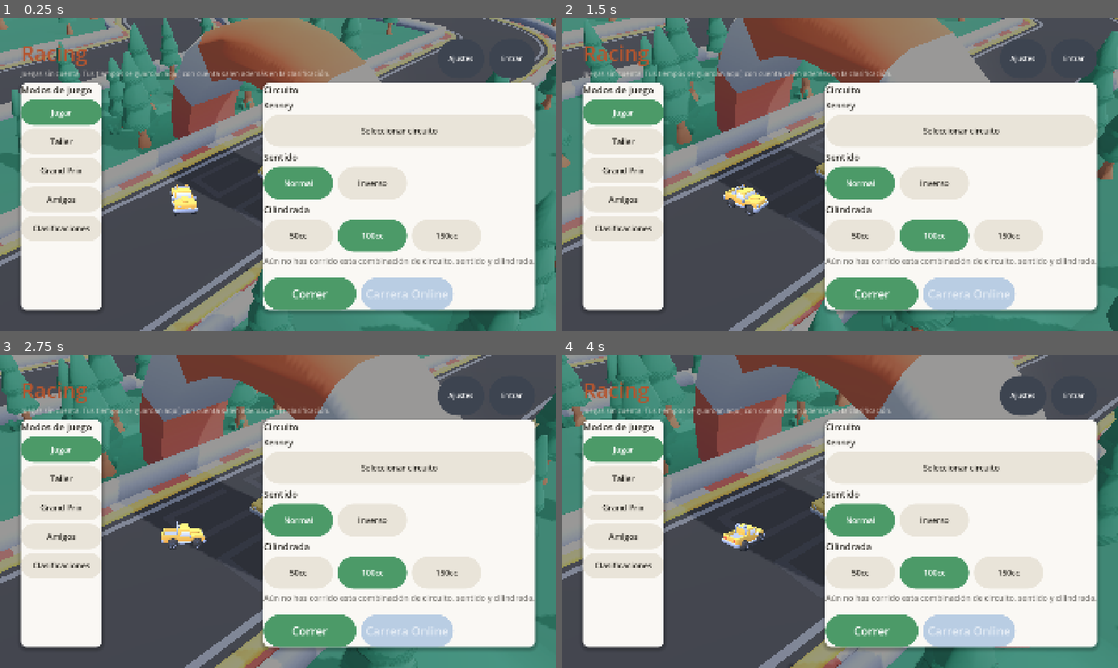
Above: before the commit, frames 1-4 (two rows, left to right).
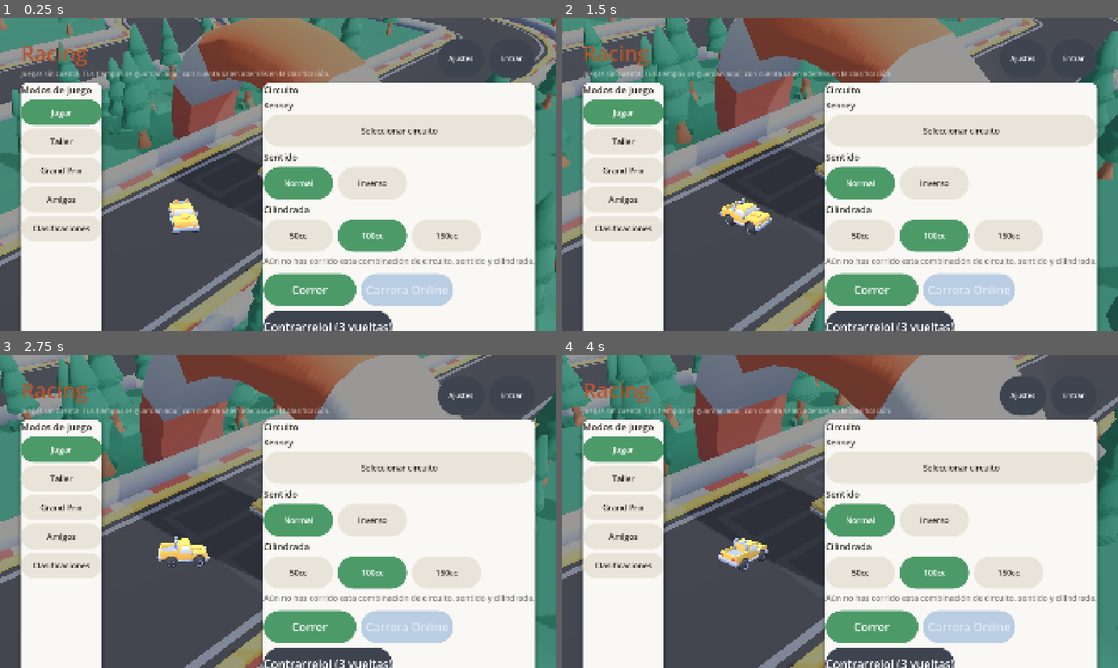
Above: after the commit, the same moments.

Repository: msalejandrojose/core
Game: Godot game, scene res://scenes/main.tscn
Same seed, same stepped clock (60 frames per second), same inputs: the game is played once before the commit and once after it.
Inputs (mouse positions are in pixels of both pictures, inside the frame that each line leads up to):
- Up to frame 1 (0.25 s): no input
- Up to frame 2 (1.5 s): click "Jugar" at 0.5 s; click "Jugar" at 1.25 s
- Up to frame 3 (2.75 s): click "Normal" at 2 s
- Up to frame 4 (4 s): click "Normal" at 2.75 s; tap Enter at 3.5 s; move the mouse to (962, 495) at 3.52 s; hold D (right) from 3.53 s (still down); hold Shift from 3.53 s (still down); click (962, 495) at 3.67 s

The runs differ from the first frame. In frame 1, 6.3% of the frame differs, in the area x 3-97%, y 53-100%; in frame 2, 6.5%; in frame 3, 6.4%; in frame 4, 6.4%.

Commit message:
feat(racing): contrarreloj de 3 vueltas (TASK-312)
Modo nuevo y separado del contrarreloj de una vuelta, mismo principio
que Grand Prix (una bandera que desvía _on_lap_completed, sin tocar
el leaderboard/fantasma/carrera online de vuelta suelta): se corren 3
vueltas seguidas del mismo circuito ya elegido en el menú y se suma el
tiempo total. Reiniciar a mitad vuelve siempre a la línea de
salida/meta (mismo restart() de siempre) sin perder las vueltas ya
hechas.

Botón nuevo en la pestaña Jugar, junto a Correr/Carrera Online. HUD
con contador "Vuelta N/3" en el hueco de la mejor marca (que aquí no
aplica), y pantalla de resultado propia con el desglose de cada vuelta.

Bug real encontrado y arreglado antes de mergear: LapTimer.cross_finish()
encadena la vuelta siguiente en el mismo instante del cruce, así que al
completar la 3ª vuelta ya había una 4ª corriendo detrás — sin pararla
(lap_timer.abort()), volver a cruzar la meta habría colado ese tiempo
en el leaderboard normal, justo lo que este modo tiene prohibido tocar.

Co-Authored-By: Claude Sonnet 5 <noreply@anthropic.com>

Diff:
--- /dev/null
+++ b/apps/game/scenes/ui/time-trial-result-screen.tscn
@@ -0,0 +1,6 @@
+[gd_scene load_steps=2 format=3]
+
+[ext_resource type="Script" path="res://scripts/ui/time_trial_result_screen.gd" id="1_time_trial_result"]
+
+[node name="TimeTrialResultScreen" type="CanvasLayer"]
+script = ExtResource("1_time_trial_result")
--- a/apps/game/scripts/race/race_director.gd
+++ b/apps/game/scripts/race/race_director.gd
@@ -26,6 +26,17 @@
 ## partida real con interfaz delante.
 signal lap_finished(duration_ms: int, previous_best_ms: Variant, is_new_record: bool)
 
+## Contrarreloj de 3 vueltas (TASK-312): modo nuevo y separado del
+## contrarreloj de una vuelta — mismo principio que Grand Prix, circuito
+## propio y resultado propio, sin tocar el leaderboard/fantasma/carrera
+## online de vuelta suelta.
+signal time_trial_started()
+## `lap_number` es la vuelta que se ACABA de completar (1, 2), no la que
+## empieza — la última (`TIME_TRIAL_LAPS`) llega por `time_trial_finished`,
+## no por esta señal.
+signal time_trial_lap_completed(lap_number: int, duration_ms: int, total_ms: int)
+signal time_trial_finished(total_ms: int, lap_times_ms: Array)
+
 ## Cada cuánto se toma una instantánea del fantasma, en ms — snapshots a
 ## ~20 Hz (TASK-219, decisión de formato de grabación).
 const GHOST_SNAPSHOT_INTERVAL_MS := 50
@@ -52,6 +63,9 @@
 ## lleve allí.
 const RESCUE_BELOW_Y := -5.0
 
+## Vueltas de una carrera de contrarreloj (TASK-312).
+const TIME_TRIAL_LAPS := 3
+
 ## Modelo 3D por arquetipo. Los tres son camiones del starter kit de Kenney
 ## recoloreados (mismo rig, cero geometría nueva) — solo la moto tiene una
 ## forma de verdad distinta, y esa vive en su propia escena aparte.
@@ -95,6 +109,14 @@
 ## desde `TrackCatalog` — el layout activo es el de la manga, no el del menú.
 var _grand_prix_id: String = ""
 var _grand_prix_reverse: bool = false
+
+## Vacío/0 = no hay contrarreloj de 3 vueltas en curso. `_time_trial_lap` son
+## las vueltas YA completadas (0..TIME_TRIAL_LAPS); `_time_trial_times` sus
+## duraciones, en el mismo orden. El circuito/sentido/cilindrada son los que
+## ya hubiera elegidos en el menú — el modo no tiene su propia selección.
+var _time_trial_active: bool = false
+var _time_trial_lap: int = 0
+var _time_trial_times: Array = []
 
 ## Fantasma de la vuelta récord del circuito activo (TASK-220). Nace vacío
 ## (sin fantasma) y se rellena en cuanto hay una marca que reproducir.
@@ -148,6 +170,7 @@
 
 	main_menu.play_pressed.connect(_on_play_pressed)
 	main_menu.play_online_pressed.connect(start_online_race)
+	main_menu.time_trial_pressed.connect(start_time_trial)
 
 	lap_timer.sector_completed.connect(_on_sector_completed)
 	lap_timer.lap_completed.connect(_on_lap_completed)
@@ -185,7 +208,7 @@
 	_ghost.update_at(lap_timer.elapsed_ms)
 	_ghost_target.update_at(lap_timer.elapsed_ms)
 	_ghost_threat.update_at(lap_timer.elapsed_ms)
-	if lap_timer.running and not in_grand_prix():
+	if lap_timer.running and not in_grand_prix() and not in_time_trial():
 		_record_ghost_snapshot()
 
 	if not counting_down:
@@ -308,6 +331,22 @@
 	return _grand_prix_id != ""
 
 
+## Arranca un contrarreloj de 3 vueltas (TASK-312) en el circuito YA elegido
+## en el menú — a diferencia de Grand Prix, este modo no tiene su propio
+## circuito, así que reutiliza `_on_play_pressed` entero (cierra el menú,
+## enseña el HUD, `restart()`, arranca `_process`).
+func start_time_trial() -> void:
+	_time_trial_active = true
+	_time_trial_lap = 0
+	_time_trial_times = []
+	time_trial_started.emit()
+	_on_play_pressed()
+
+
+func in_time_trial() -> bool:
+	return _time_trial_active
+
+
 func _effective_reverse() -> bool:
 	return _grand_prix_reverse if in_grand_prix() else GameSettings.reverse
 
@@ -363,6 +402,14 @@
 		await rebuild_track()
 		grand_prix_ended.emit()
 
+	# Igual que Grand Prix pero sin layout propio que deshacer: el contrarreloj
+	# corre en el circuito ya elegido en el menú, así que basta con soltar el
+	# estado del intento — no hay nada que reconstruir.
+	if in_time_trial():
+		_time_trial_active = false
+		_time_trial_lap = 0
+		_time_trial_times = []
+
 	# Volver al menú es también abandonar la carrera online en curso, si había
 	# una: el jugador puede elegir otro circuito o pedir otro emparejamiento,
 	# y arrastrar rivales de una combinación distinta no tendría sentido.
@@ -446,8 +493,8 @@
 func _on_sector_completed(sector: int, split_ms: int) -> void:
 	# Sin referencia con la que comparar: el récord del circuito elegido en el
 	# menú no tiene nada que ver con la manga de Grand Prix que se está
-	# corriendo.
-	if in_grand_prix():
+	# corriendo, ni con el intento de contrarreloj de 3 vueltas.
+	if in_grand_prix() or in_time_trial():
 		sector_delta.emit(sector, 0, false)
 		return
 
@@ -462,6 +509,34 @@
 func _on_lap_completed(duration_ms: int, splits_ms: Array) -> void:
 	if in_grand_prix():
 		grand_prix_stage_completed.emit(duration_ms)
+		return
+
+	if in_time_trial():
+		# `LapTimer.cross_finish()` ya encadena la vuelta siguiente en el
+		# mismo instante del cruce (antes de emitir esta señal): no hace
+		# falta llamar a `restart()` entre vuelta y vuelta, conducir seguido
+		# ya es lo que pasa por defecto.
+		_time_trial_lap += 1
+		_time_trial_times.append(duration_ms)
+
+		if _time_trial_lap < TIME_TRIAL_LAPS:
+			var total_so_far: int = 0
+			for lap_ms in _time_trial_times:
+				total_so_far += lap_ms
+			time_trial_lap_completed.emit(_time_trial_lap, duration_ms, total_so_far)
+			return
+
+		_time_trial_active = false
+		# `cross_finish()` ya encadenó una vuelta 4ª que nadie pidió (es lo
+		# mismo que hace tras CUALQUIER vuelta, incluida la última). Sin
+		# pararla aquí, si el coche sigue rodando y vuelve a cruzar la meta
+		# ese tiempo caería por la rama normal de más abajo — justo lo que
+		# el modo tiene prohibido tocar.
+		lap_timer.abort()
+		var total: int = 0
+		for lap_ms in _time_trial_times:
+			total += lap_ms
+		time_trial_finished.emit(total, _time_trial_times)
 		return
 
 	# Se consume y se vacía ya: `LapTimer` encadena la vuelta siguiente antes
--- a/apps/game/scripts/ui/main_menu.gd
+++ b/apps/game/scripts/ui/main_menu.gd
@@ -31,6 +31,9 @@
 ## devolvió `RacingApi.match_online_race()`, cada uno vacío si ese rival no
 ## existe para esta combinación.
 signal play_online_pressed(target: Dictionary, threat: Dictionary)
+## Contrarreloj de 3 vueltas (TASK-312): mismo circuito/sentido/cilindrada ya
+## elegidos arriba, sin selección propia.
+signal time_trial_pressed()
 
 enum Tab { JUGAR, TALLER, GRAND_PRIX, AMIGOS, CLASIFICACIONES }
 
@@ -310,8 +313,12 @@
 	spacer.size_flags_vertical = Control.SIZE_EXPAND_FILL
 	_content.add_child(spacer)
 
-	var buttons_row := HBoxContainer.new()
-	buttons_row.add_theme_constant_override("separation", 16)
+	# `HFlowContainer`, no `HBoxContainer`: con tres botones de este ancho la
+	# fila ya no cabe siempre en una pantalla estrecha — así el tercero baja
+	# de línea en vez de salirse (mismo motivo que las piezas del taller).
+	var buttons_row := HFlowContainer.new()
+	buttons_row.add_theme_constant_override("h_separation", 16)
+	buttons_row.add_theme_constant_override("v_separation", 16)
 	_content.add_child(buttons_row)
 
 	var play := UiTheme.pill_button(
@@ -325,6 +332,14 @@
 		"Carrera Online", UiTheme.BLUE, Color.WHITE, Vector2(320, UiTheme.BUTTON_MIN_SIZE.y), UiTheme.FONT_LG)
 	_online_button.pressed.connect(_on_online_pressed)
 	buttons_row.add_child(_online_button)
+
+	# Contrarreloj de 3 vueltas (TASK-312): mismo circuito/sentido/cilindrada
+	# de arriba, sin selección propia — no requiere cuenta, es puramente local.
+	var time_trial_button := UiTheme.pill_button(
+		"Contrarreloj (3 vueltas)", UiTheme.STEEL, Color.WHITE,
+		Vector2(320, UiTheme.BUTTON_MIN_SIZE.y), UiTheme.FONT_LG)
+	time_trial_button.pressed.connect(func() -> void: time_trial_pressed.emit())
+	buttons_row.add_child(time_trial_button)
 
 	_sync_jugar()
 
--- a/apps/game/scripts/ui/race_hud.gd
+++ b/apps/game/scripts/ui/race_hud.gd
@@ -25,6 +25,8 @@
 var _time_label: Label
 var _best_label: Label
 var _delta_label: Label
+## Solo visible durante un contrarreloj de 3 vueltas (TASK-312): "Vuelta 2/3".
+var _lap_counter_label: Label
 var _restart_button: Button
 var _settings_button: Button
 var _menu_button: Button
@@ -48,6 +50,9 @@
 	_director.countdown_changed.connect(_on_countdown_changed)
 	_director.countdown_finished.connect(_on_countdown_finished)
 	_director.lap_finished.connect(_on_lap_finished)
+	_director.time_trial_started.connect(_on_time_trial_started)
+	_director.time_trial_lap_completed.connect(_on_time_trial_lap_completed)
+	_director.time_trial_finished.connect(_on_time_trial_finished)
 
 	# El director arranca su cuenta atrás en su propio `_ready`, que corre antes
 	# que el de este nodo, así que la primera señal se pierde. Se lee el total
@@ -96,6 +101,11 @@
 	_best_label = _make_label(UiTheme.FONT_SM, UiTheme.BONE * Color(1, 1, 1, 0.65))
 	_best_label.position = safe + Vector2(52, 124)
 	add_child(_best_label)
+
+	_lap_counter_label = _make_label(UiTheme.FONT_SM, UiTheme.CLAY)
+	_lap_counter_label.position = safe + Vector2(52, 124)
+	_lap_counter_label.visible = false
+	add_child(_lap_counter_label)
 
 	_delta_label = _make_label(FONT_DELTA, UiTheme.BONE)
 	_delta_label.position = safe + Vector2(48, 176)
@@ -149,6 +159,29 @@
 	screen.show_result(duration_ms, previous_best_ms, is_new_record)
 
 
+## Contrarreloj de 3 vueltas (TASK-312): el contador de vuelta ocupa el mismo
+## hueco que "MEJOR ..." — no tiene sentido enseñar los dos a la vez, la
+## mejor marca es de la vuelta suelta y este modo no la toca.
+func _on_time_trial_started() -> void:
+	# La visibilidad la resincroniza `_on_restarted()`, que dispara justo
+	# después (`start_time_trial()` llama a `restart()` por dentro) — aquí
+	# solo hace falta el texto de la primera vuelta.
+	_lap_counter_label.text = "Vuelta 1/%d" % RaceDirector.TIME_TRIAL_LAPS
+
+
+func _on_time_trial_lap_completed(lap_number: int, _duration_ms: int, _total_ms: int) -> void:
+	_lap_counter_label.text = "Vuelta %d/%d" % [lap_number + 1, RaceDirector.TIME_TRIAL_LAPS]
+
+
+func _on_time_trial_finished(total_ms: int, lap_times_ms: Array) -> void:
+	_best_label.visible = true
+	_lap_counter_label.visible = false
+
+	var screen: CanvasLayer = load("res://scenes/ui/time-trial-result-screen.tscn").instantiate()
+	add_child(screen)
+	screen.show_result(total_ms, lap_times_ms)
+
+
 ## Desplazamiento para no quedar bajo el notch o la barra de estado. En
 ## escritorio el área segura es la ventana entera y esto devuelve cero.
 ##
@@ -201,6 +234,17 @@
 	_delta_label.text = ""
 	_delta_left = 0.0
 
+	# `restart()` es el punto de paso de TODA salida (vuelta suelta, manga de
+	# Grand Prix, cada vuelta del contrarreloj) — resincroniza aquí y no solo
+	# en `_on_time_trial_started()`/`_on_time_trial_finished()`: si se
+	# abandona un contrarreloj por el botón "Menú" (sin pasar por
+	# `time_trial_finished`) y luego se arranca una vuelta suelta, esta es la
+	# única señal común a las dos que dispara antes de que el jugador vea el
+	# HUD de nuevo.
+	var in_time_trial := _director.in_time_trial()
+	_lap_counter_label.visible = in_time_trial
+	_best_label.visible = not in_time_trial
+
 
 func _on_countdown_changed(lights_on: int, total: int) -> void:
 	_lights_on = lights_on
--- /dev/null
+++ b/apps/game/scripts/ui/time_trial_result_screen.gd
@@ -0,0 +1,92 @@
+extends CanvasLayer
+
+## Resumen al completar un contrarreloj de 3 vueltas (TASK-312): tiempo total
+## y el desglose de cada vuelta. Sin posición en el leaderboard ni delta
+## contra ninguna marca — este modo no compite en la clasificación normal,
+## es su propio resultado (ver comentario de `RaceDirector._time_trial_*`).
+
+var _director: RaceDirector
+
+
+func _ready() -> void:
+	layer = 9
+
+
+## Se llama justo después de instanciar, igual que `RaceResultScreen` — quien
+## la abre (`race_hud.gd`) ya tiene los datos del intento a mano.
+func show_result(total_ms: int, lap_times_ms: Array) -> void:
+	_director = get_tree().get_first_node_in_group("race_director")
+	VehicleInput.locked = true
+	_build(total_ms, lap_times_ms)
+
+
+func _build(total_ms: int, lap_times_ms: Array) -> void:
+	var backdrop := ColorRect.new()
+	backdrop.color = UiTheme.ink_alpha(0.94)
+	backdrop.set_anchors_preset(Control.PRESET_FULL_RECT)
+	add_child(backdrop)
+
+	var margin := MarginContainer.new()
+	margin.set_anchors_preset(Control.PRESET_FULL_RECT)
+	for side in ["left", "right", "top", "bottom"]:
+		margin.add_theme_constant_override("margin_" + side, 72)
+	add_child(margin)
+
+	var column := VBoxContainer.new()
+	column.add_theme_constant_override("separation", 12)
+	margin.add_child(column)
+
+	var title := Label.new()
+	title.text = "Contrarreloj completado"
+	title.add_theme_font_size_override("font_size", UiTheme.FONT_XL)
+	title.add_theme_color_override("font_color", UiTheme.BONE)
+	column.add_child(title)
+
+	var hud_script := load("res://scripts/ui/race_hud.gd")
+
+	var time_label := Label.new()
+	time_label.text = hud_script.format_ms(total_ms)
+	time_label.add_theme_font_size_override("font_size", UiTheme.FONT_DISPLAY)
+	time_label.add_theme_color_override("font_color", UiTheme.CLAY)
+	column.add_child(time_label)
+
+	var subtitle := Label.new()
+	subtitle.text = "Tiempo total — %d vueltas" % lap_times_ms.size()
+	subtitle.add_theme_font_size_override("font_size", UiTheme.FONT_SM)
+	subtitle.add_theme_color_override("font_color", UiTheme.BONE * Color(1, 1, 1, 0.7))
+	column.add_child(subtitle)
+
+	for i in lap_times_ms.size():
+		var lap_label := Label.new()
+		lap_label.text = "Vuelta %d — %s" % [i + 1, hud_script.format_ms(lap_times_ms[i])]
+		lap_label.add_theme_font_size_override("font_size", UiTheme.FONT_SM)
+		lap_label.add_theme_color_override("font_color", UiTheme.BONE * Color(1, 1, 1, 0.85))
+		column.add_child(lap_label)
+
+	var spacer := Control.new()
+	spacer.size_flags_vertical = Control.SIZE_EXPAND_FILL
+	column.add_child(spacer)
+
+	var row := HBoxContainer.new()
+	row.add_theme_constant_override("separation", 16)
+	column.add_child(row)
+
+	var menu_button := UiTheme.make_button("Menú")
+	menu_button.pressed.connect(func() -> void:
+		_director.open_menu()
+		queue_free())
+	row.add_child(menu_button)
+
+	var push := Control.new()
+	push.size_flags_horizontal = Control.SIZE_EXPAND_FILL
+	row.add_child(push)
+
+	# "Otra vez" arranca un intento nuevo desde cero (`start_time_trial()`),
+	# no un `restart()` suelto — ese solo repetiría la vuelta en la que
+	# estuviera, y aquí ya no hay ninguna en curso.
+	var again_button := UiTheme.make_button(
+		"Otra vez", Vector2(320, UiTheme.BUTTON_MIN_SIZE.y), UiTheme.FONT_LG)
+	again_button.pressed.connect(func() -> void:
+		queue_free()
+		_director.start_time_trial())
+	row.add_child(again_button)
--- /dev/null
+++ b/apps/game/tests/time_trial_flow_test.gd
@@ -0,0 +1,199 @@
+extends Node
+
+const TestEnv := preload("res://tests/test_env.gd")
+
+## Prueba del contrarreloj de 3 vueltas en RaceDirector (TASK-312):
+##
+##     godot --headless --quit-after 800 res://tests/time_trial_flow_test.tscn
+##
+## Cubre lo que no se puede ver a simple vista: que las 3 vueltas se suman
+## sin tocar el leaderboard normal ni el fantasma, que termina solo (sin
+## dejar una 4ª vuelta fantasma corriendo tras la última), que reiniciar a
+## mitad no pierde las vueltas ya hechas, y que volver al menú abandona el
+## intento entero.
+
+var _failures := 0
+var _now: int = 0
+
+var _lap_completions: Array = []  # cada uno [lap_number, duration_ms, total_ms]
+var _finished: Array = []  # cada uno [total_ms, lap_times_ms]
+var _started := 0
+var _deltas: Array = []
+var _records: Array = []
+
+
+func _ready() -> void:
+	TestEnv.reset()
+
+	var main: Node = load("res://scenes/main.tscn").instantiate()
+	add_child(main)
+	await get_tree().physics_frame
+
+	var timer: LapTimer = main.get_node("LapTimer")
+	var director: RaceDirector = main.get_node("RaceDirector")
+	var race_hud: CanvasLayer = main.get_node("RaceHud")
+
+	director.set_process(false)
+	VehicleInput.locked = false
+	timer.auto_start_on_throttle = false
+	director.time_trial_started.connect(func(): _started += 1)
+	director.time_trial_lap_completed.connect(
+		func(lap, d, total): _lap_completions.append([lap, d, total]))
+	director.time_trial_finished.connect(
+		func(total, laps): _finished.append([total, laps]))
+	director.sector_delta.connect(func(cp, d, has): _deltas.append([cp, d, has]))
+	director.record_beaten.connect(func(d): _records.append(d))
+	timer.clock = func() -> int: return _now
+
+	_test_arranca_el_modo(director, timer)
+	_test_tres_vueltas_sin_tocar_leaderboard(director, timer)
+	_test_no_deja_una_cuarta_vuelta_fantasma(director, timer)
+	_test_reiniciar_a_mitad_no_pierde_lo_hecho(director, timer)
+	_test_hud_contador_y_pantalla_final(director, timer, race_hud)
+	_test_menu_abandona_el_intento(director, timer)
+
+	if _failures == 0:
+		print("\nOK")
+		get_tree().quit(0)
+	else:
+		print("\nFALLOS: %d" % _failures)
+		get_tree().quit(1)
+
+
+func _test_arranca_el_modo(director: RaceDirector, _timer: LapTimer) -> void:
+	director.start_time_trial()
+
+	_check(director.in_time_trial(), true, "arrancar el contrarreloj entra en el modo")
+	_check_eq(_started, 1, "avisa con time_trial_started")
+
+
+func _test_tres_vueltas_sin_tocar_leaderboard(director: RaceDirector, timer: LapTimer) -> void:
+	var key := director.record_key()
+	RaceRecords.clear(key)
+	_lap_completions.clear()
+	_finished.clear()
+	_deltas.clear()
+	_records.clear()
+
+	timer.start()
+	_drive_one_lap(timer, 2000)  # vuelta 1: 8000 ms (3 checkpoints + meta, a 2000 ms cada tramo)
+	_drive_one_lap(timer, 3000)  # vuelta 2: 12000 ms
+	_drive_one_lap(timer, 1000)  # vuelta 3: 4000 ms
+
+	_check_eq(_lap_completions, [[1, 8000, 8000], [2, 12000, 20000]],
+		"avisa vuelta a vuelta con el total acumulado (sin la última, que es time_trial_finished)")
+	_check_eq(_finished, [[24000, [8000, 12000, 4000]]],
+		"al completar la 3ª vuelta, suma el total y da el desglose")
+	_check_eq(_records.size(), 0, "no toca el récord/fantasma de la vuelta suelta")
+	_check(not RaceRecords.has_best(key), true, "el circuito del menú se queda sin marca")
+	_check(_deltas[0][2], false, "sin referencia: el récord de la vuelta suelta no compara con el contrarreloj")
+
+
+func _test_no_deja_una_cuarta_vuelta_fantasma(director: RaceDirector, timer: LapTimer) -> void:
+	# `cross_finish()` encadena la vuelta siguiente ANTES de que
+	# `time_trial_finished` pueda pararla — sin `lap_timer.abort()` en
+	# `RaceDirector`, esto seguiría corriendo y una vuelta más caería por la
+	# rama normal (justo lo que el modo tiene prohibido tocar).
+	_check(director.in_time_trial(), false, "el modo se apaga solo al terminar")
+	_check(not timer.running, true, "y el cronómetro no se deja corriendo detrás")
+
+	_records.clear()
+	_check(timer.cross_finish(), false, "cruzar la meta otra vez ya no cuenta nada")
+	_check_eq(_records.size(), 0, "así que tampoco puede colarse como récord normal")
+
+
+func _test_reiniciar_a_mitad_no_pierde_lo_hecho(director: RaceDirector, timer: LapTimer) -> void:
+	director.start_time_trial()
+	_lap_completions.clear()
+	_finished.clear()
+
+	timer.start()
+	_drive_one_lap(timer, 1000)  # vuelta 1 completada: 4000 ms
+
+	# Reiniciar a mitad de la vuelta 2 vuelve a la salida (mismo `restart()`
+	# de siempre) pero NO debe olvidar que la vuelta 1 ya está hecha.
+	director.restart()
+	_check(director.in_time_trial(), true, "reiniciar a mitad no abandona el contrarreloj")
+
+	timer.start()
+	_drive_one_lap(timer, 500)  # la vuelta 2 de verdad: 2000 ms
+
+	_check_eq(_lap_completions, [[1, 4000, 4000], [2, 2000, 6000]],
+		"la vuelta 1 ya contada sigue sumando después de un reinicio a mitad")
+
+
+## Continúa justo donde lo dejó `_test_reiniciar_a_mitad_no_pierde_lo_hecho`
+## (vuelta 2 de 3 ya contada, vuelta 3 en marcha): la corre entera y
+## comprueba que el HUD lleva la cuenta y que al terminar abre su propia
+## pantalla de resultado (no la de la vuelta suelta) con el mando bloqueado.
+func _test_hud_contador_y_pantalla_final(
+	director: RaceDirector, timer: LapTimer, race_hud: CanvasLayer,
+) -> void:
+	# `RaceHud` en `main.tscn` es una instancia de sub-escena: el script real
+	# (donde vive `_lap_counter_label`) está uno o más niveles por debajo,
+	# igual que ya documenta `race_result_test.gd`.
+	var hud_node := _find_screen(race_hud, "race_hud.gd")
+	var counter: Label = hud_node._lap_counter_label
+	_check(counter.visible, true, "el HUD muestra el contador de vuelta durante el contrarreloj")
+	_check_eq(counter.text, "Vuelta 3/3", "va por la vuelta 3 tras el reinicio de la prueba anterior")
+
+	VehicleInput.locked = false
+	_drive_one_lap(timer, 200)  # vuelta 3, la última: 800 ms
+
+	_check(counter.visible, false, "al terminar, el contador de vuelta se esconde")
+	_check(VehicleInput.locked, true, "la pantalla de resultado del contrarreloj bloquea el mando")
+
+	var screen := _find_screen(race_hud, "time_trial_result_screen.gd")
+	_check(screen != null, true, "el HUD abre la pantalla de resultado del contrarreloj")
+	_check(_find_screen(race_hud, "race_result_screen.gd") == null, true,
+		"y no la de la vuelta suelta")
+
+	if screen != null:
+		screen.queue_free()
+		await get_tree().process_frame
+
+
+## Recursivo y no un simple `get_children()`: `race_hud`/las pantallas que
+## instancia viven en subárboles de escena, no como hijos directos.
+func _find_screen(root: Node, script_filename: String) -> Node:
+	var script: Script = root.get_script()
+	if script != null and script.resource_path.ends_with(script_filename):
+		return root
+	for child in root.get_children():
+		var found := _find_screen(child, script_filename)
+		if found != null:
+			return found
+	return null
+
+
+func _test_menu_abandona_el_intento(director: RaceDirector, _timer: LapTimer) -> void:
+	director.open_menu()
+
+	_check(director.in_time_trial(), false, "volver al menú abandona el contrarreloj")
+
+
+## Cruza los 3 checkpoints y la meta, cada uno `step_ms` después del
+## anterior — 4 tramos en total (los 3 checkpoints del circuito del menú por
+## defecto, kenney-01, más la meta).
+func _drive_one_lap(timer: LapTimer, step_ms: int) -> void:
+	for i in 3:
+		_now += step_ms
+		timer.cross_checkpoint(i)
+	_now += step_ms
+	timer.cross_finish()
+
+
+func _check(got, want, label: String) -> void:
+	_report(got == want, label, want, got)
+
+
+func _check_eq(got, want, label: String) -> void:
+	_report(got == want, label, want, got)
+
+
+func _report(ok: bool, label: String, want, got) -> void:
+	if ok:
+		print("  ok   %s" % label)
+	else:
+		print("  FALLA %s — esperado %s, obtenido %s" % [label, want, got])
+		_failures += 1
--- /dev/null
+++ b/apps/game/tests/time_trial_flow_test.tscn
@@ -0,0 +1,6 @@
+[gd_scene load_steps=2 format=3]
+
+[ext_resource type="Script" path="res://tests/time_trial_flow_test.gd" id="1_time_trial_flow"]
+
+[node name="Test" type="Node"]
+script = ExtResource("1_time_trial_flow")
Not shown, added: apps/game/scripts/ui/time_trial_result_screen.gd.uid
Not shown, added: apps/game/tests/time_trial_flow_test.gd.uid
